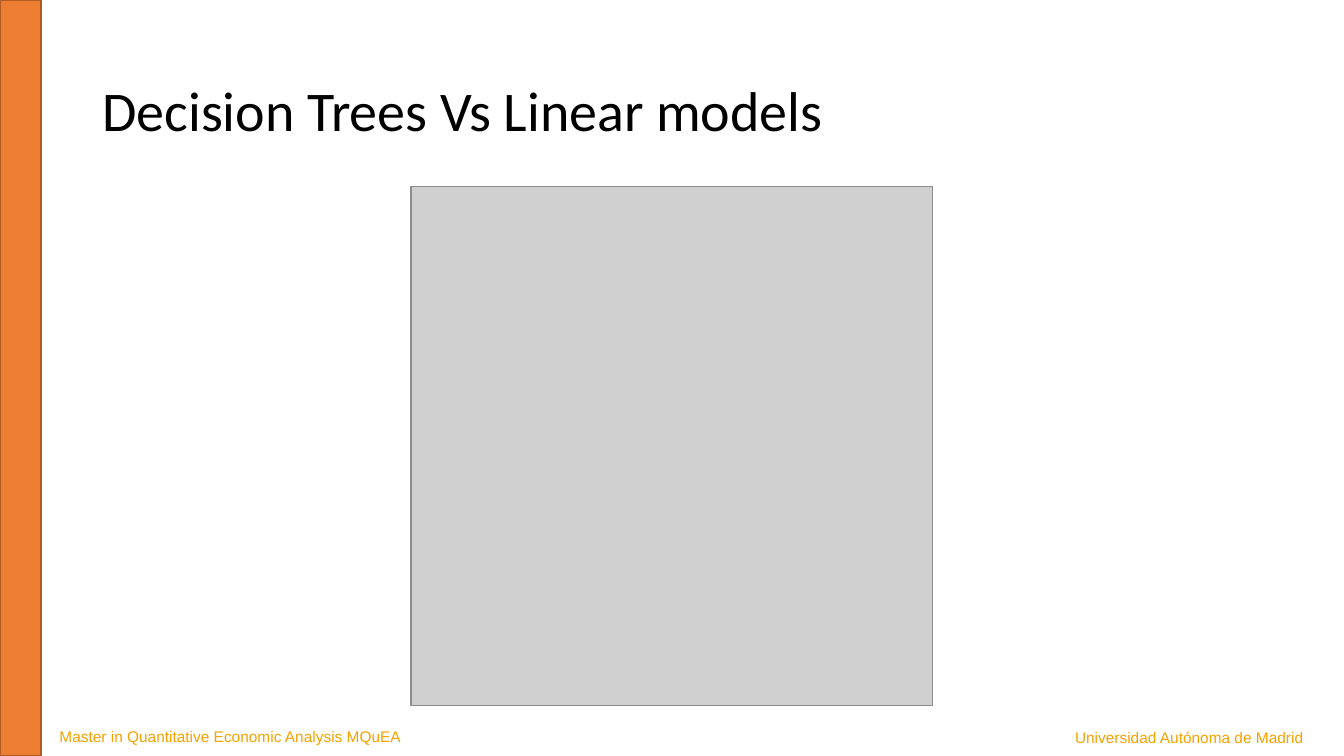
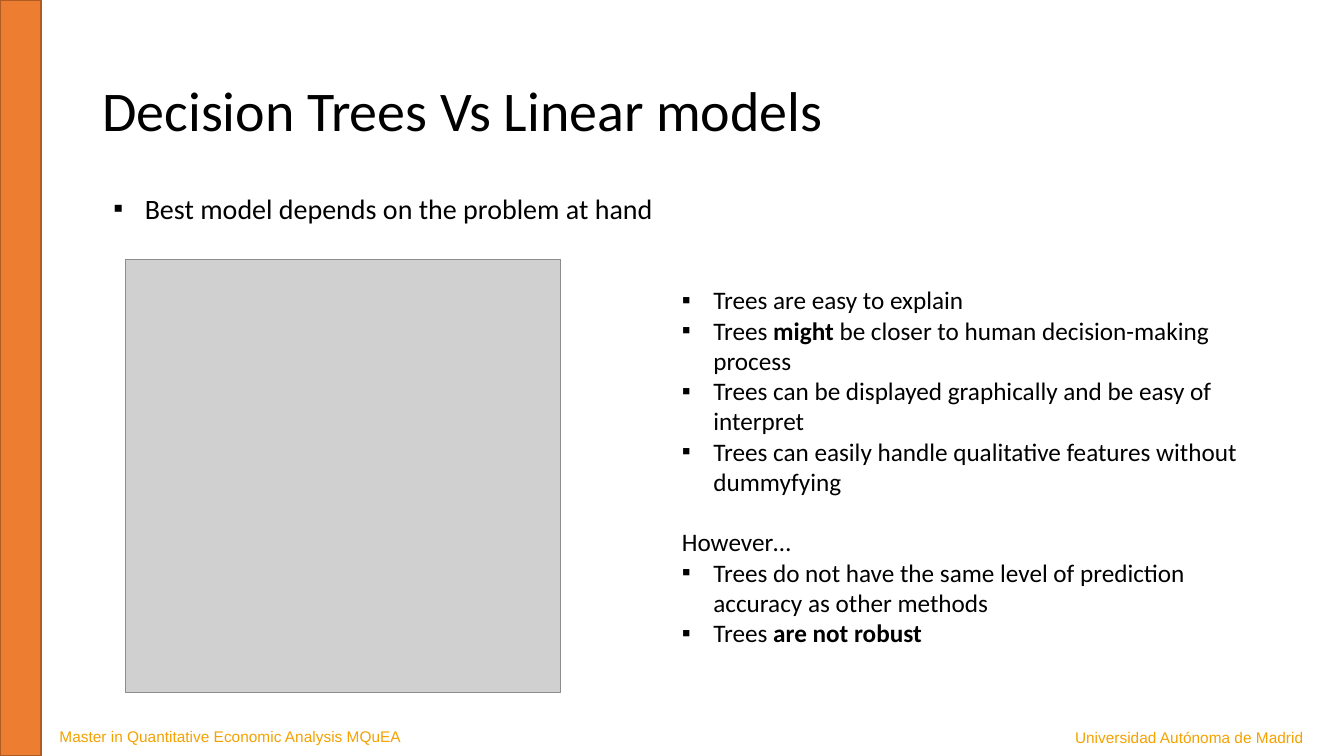
Before and after one commit to JavierBas/IMLEF-MQuEA, a slide deck: slide 13 of Course content/Slides/Topic 5 - Tree-based methods.pptx. Drawn at 1344x756 pixels with LibreOffice and Linux fonts; fonts in the diff are those of the drawing; grey boxes stand for pictures. Boxes give left, top, right and bottom in pixels: in the first picture for what was removed or moved away, otherwise in the second. Text is boxed around its words. In the diff, an @@ line names an element or a change of style, - is before the commit and + after.

```diff
--- a/Course content/Slides/Topic 5 - Tree-based methods.pptx
+++ b/Course content/Slides/Topic 5 - Tree-based methods.pptx
@@ text added at (145, 199, 653, 224), 20 pt, text #000000 @@
+▪ Best model depends on the problem at hand
@@ picture: place and size @@
-picture at (411, 187, 934, 706)
+picture at (125, 259, 560, 692)
@@ text added at (682, 291, 1236, 643), 18 pt, text #000000 @@
+▪ Trees are easy to explain
+▪ Trees might be closer to human decision-making process
+▪ Trees can be displayed graphically and be easy of interpret
+▪ Trees can easily handle qualitative features without dummyfying
+However…
+▪ Trees do not have the same level of prediction accuracy as other methods
+▪ Trees are not robust
```
Also in this commit, not shown: 3 other slides changed, 2 other files.
